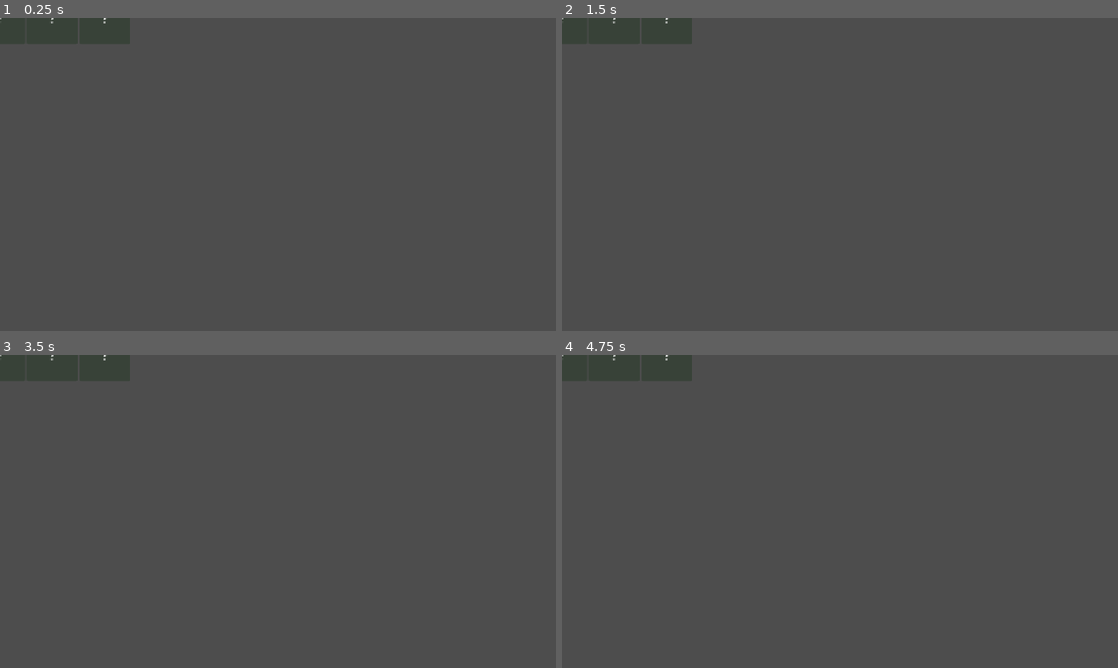
Above: before the commit, frames 1-4 (two rows, left to right).
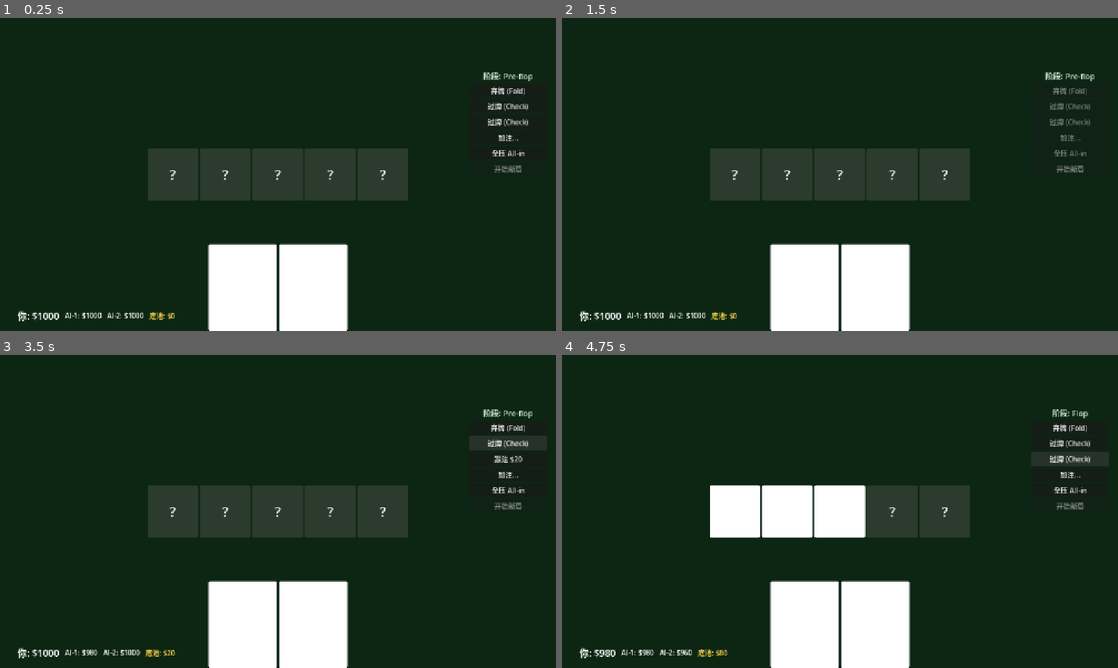
Above: after the commit, the same moments.

Repository: gaoyingxie/texas-holdemp
Game: Godot game, scene res://scenes/main.tscn
The game is run twice, just before and just after one commit, with the same random seed, the same clock (stepped at 60 frames per second) and the same inputs.
Inputs (mouse positions are in pixels of both pictures, inside the frame that each line leads up to):
- Up to frame 1 (0.25 s): no input
- Up to frame 2 (1.5 s): click (1067, 89) at 0.5 s, where only the run after the commit has a clickable "弃牌 (Fold)"
- Up to frame 3 (3.5 s): click (505, 505) at 2 s, where only the run after the commit has a clickable "开始新局"; click (505, 442) at 2.75 s, where only the run after the commit has a clickable "过牌 (Check)"
- Up to frame 4 (4.75 s): click (1067, 458) at 3.5 s, where only the run after the commit has a clickable "跟注 $20"; click (1067, 458) at 4.25 s, where only the run after the commit has a clickable "过牌 (Check)"

The runs differ from the first frame. In frame 1, 100% of the frame differs, in the area x 0-100%, y 0-100%; in frame 2, 100%; in frame 3, 100%; in frame 4, 100%.

Commit message:
fix: Main anchors居中 + layout_mode补全 + 游戏流程修复
- Main: anchors_preset=15→8居中，layout_mode=3→2，offset设为1280x720基准
- CommunityCards/PlayerHand/ActionPanel/ResultLabel: layout_mode=2补全
- Background: layout_mode=3补全

Diff:
--- a/scenes/main.tscn
+++ b/scenes/main.tscn
@@ -5,15 +5,29 @@
 [ext_resource type="Script" path="res://scripts/player.gd" id="3_player"]
 
 [node name="Main" type="Control"]
+layout_mode = 2
+anchors_preset = 8
+anchor_left = 0.5
+anchor_top = 0.5
+anchor_right = 0.5
+anchor_bottom = 0.5
+offset_left = -640.0
+offset_top = -360.0
+offset_right = 640.0
+offset_bottom = 360.0
+grow_horizontal = 2
+grow_vertical = 2
 script = ExtResource("1_main")
 
 [node name="Background" type="ColorRect" parent="."]
+layout_mode = 3
 anchors_preset = 15
 anchor_right = 1.0
 anchor_bottom = 1.0
 color = Color(0.05, 0.15, 0.08, 1)
 
 [node name="HUD" type="HBoxContainer" parent="."]
+layout_mode = 2
 anchors_preset = 7
 anchor_left = 0.5
 anchor_top = 1.0
@@ -40,6 +54,7 @@
 theme_override_colors/font_color = Color(1, 0.85, 0.3, 1)
 
 [node name="CommunityCards" type="HBoxContainer" parent="."]
+layout_mode = 2
 anchors_preset = 8
 anchor_left = 0.5
 anchor_top = 0.5
@@ -119,6 +134,7 @@
 theme_override_font_sizes/font_size = 32
 
 [node name="PlayerHand" type="HBoxContainer" parent="."]
+layout_mode = 2
 anchors_preset = 7
 anchor_left = 0.5
 anchor_top = 1.0
@@ -156,6 +172,7 @@
 theme_override_font_sizes/font_size = 36
 
 [node name="ActionPanel" type="VBoxContainer" parent="."]
+layout_mode = 2
 anchors_preset = 1
 anchor_left = 1.0
 anchor_right = 1.0
@@ -192,6 +209,7 @@
 theme_override_colors/font_color = Color(0.3, 1, 0.3, 1)
 
 [node name="ResultLabel" type="Label" parent="."]
+layout_mode = 2
 anchors_preset = 8
 anchor_left = 0.5
 anchor_top = 0.5
